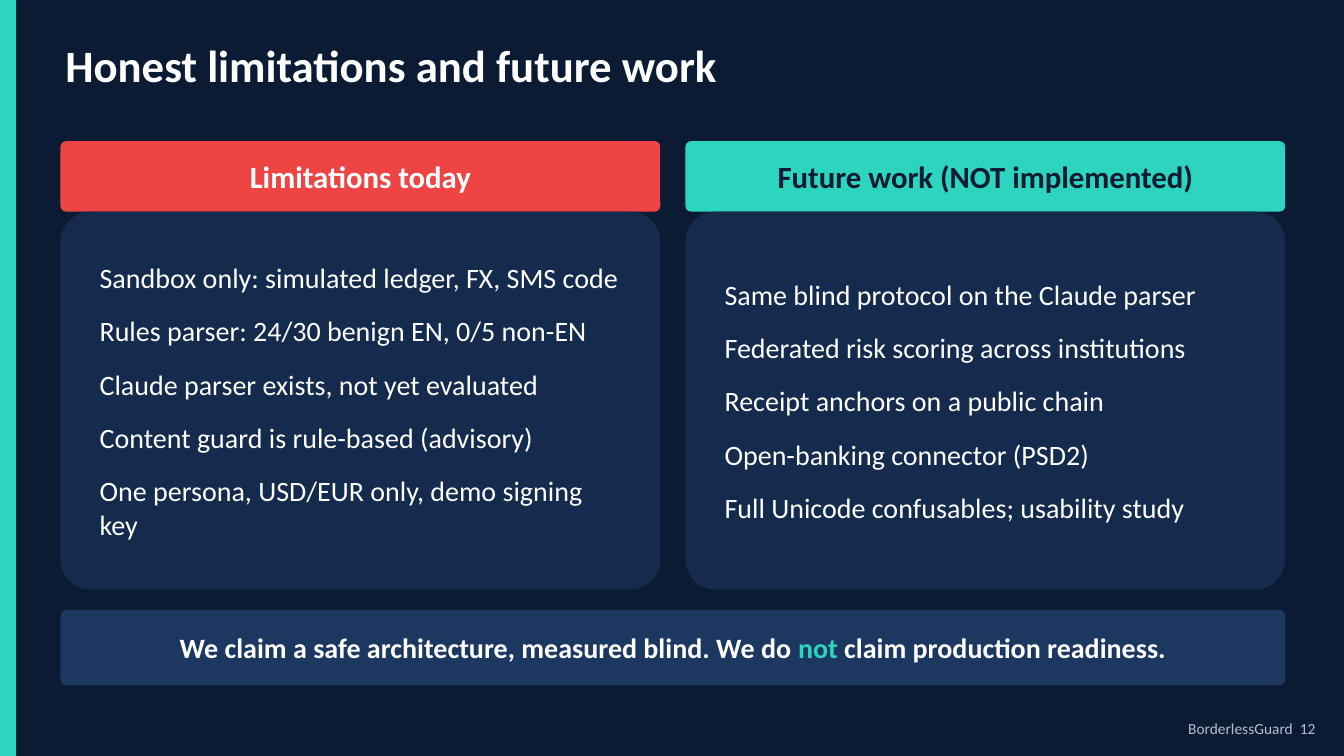
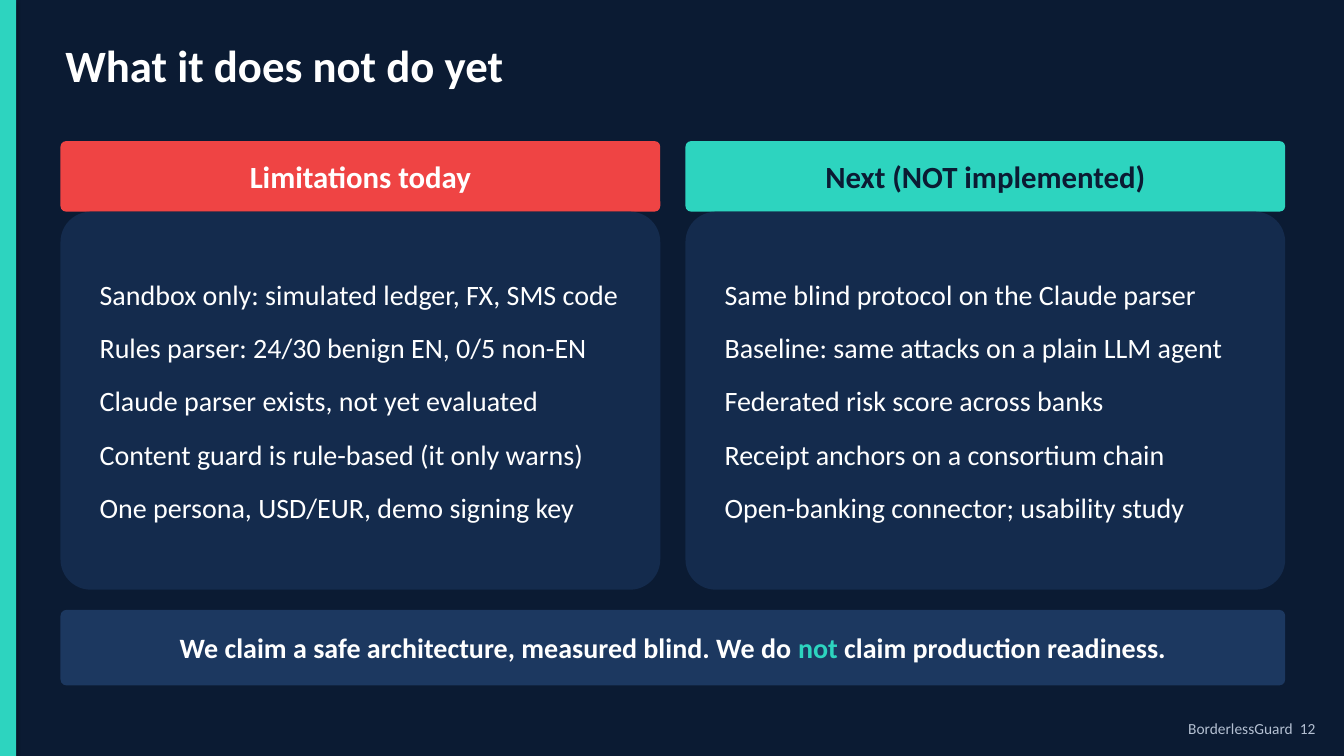
Before and after one commit to Arracheur2Bonnet/Borderless, a slide deck: slide 12 of deliverables/pitch/BorderlessGuard_deck.pptx. Drawn at 1344x756 pixels with LibreOffice and Linux fonts; fonts in the diff are those of the drawing. Boxes give left, top, right and bottom in pixels: in the first picture for what was removed or moved away, otherwise in the second. Text is boxed around its words. In the diff, an @@ line names an element or a change of style, - is before the commit and + after.

```diff
--- a/deliverables/pitch/BorderlessGuard_deck.pptx
+++ b/deliverables/pitch/BorderlessGuard_deck.pptx
@@ text at (65, 50, 504, 89): text changed @@
-Honest limitations and future work
+What it does not do yet
@@ text in rounded rectangle at (825, 165, 1145, 193): text changed @@
-Future work (NOT implemented)
+Next (NOT implemented)
@@ text in rounded rectangle at (725, 338, 1222, 523): text changed @@
-Federated risk scoring across institutions
-Receipt anchors on a public chain
-Open-banking connector (PSD2)
-Full Unicode confusables; usability study
+Baseline: same attacks on a plain LLM agent
+Federated risk score across banks
+Receipt anchors on a consortium chain
+Open-banking connector; usability study
@@ text in rounded rectangle at (100, 444, 583, 523): text changed @@
-Content guard is rule-based (advisory)
-One persona, USD/EUR only, demo signing key
+Content guard is rule-based (it only warns)
+One persona, USD/EUR, demo signing key
```
Also in this commit, not shown: 12 other slides changed, 1 slide added, 1 slide removed, 19 other files.
